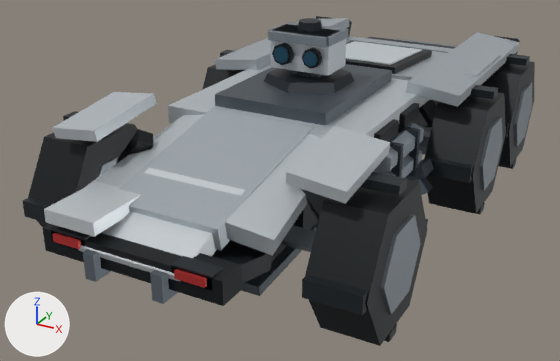
The glTF model assets/recon-rover-s/lod2/r47xs_recon_rover_d0_lod2.glb: old version first, new version second.
Rendered twice from a 50 mm camera at (2.37, -4.99, 2.59) aimed at (-0.2, -0.32, 0.26). Every picture has the same lights, and +X, +Y and +Z are marked at lower left. The first picture is the older version. Where no turn or scale is listed for an object, it has been applied to the vertices. Vertices at exactly the same position are counted once.

Before the edit, the objects in view are built like this:
```python
me_mesh_0 = bpy.data.meshes.new('Mesh_0')
me_mesh_0.from_pydata(...)  # 1738 vertices, 2748 faces; spans x -1.2..1.18, y -2.36..2.39, z 0.0..1.47
me_mesh_0.materials.append(mat_rover_armor_palette)
ob_rover_static_body = bpy.data.objects.new('ROVER_STATIC_BODY', me_mesh_0)
ob_rover_static_body.location = (0.0, 0.0, 0.0)
```
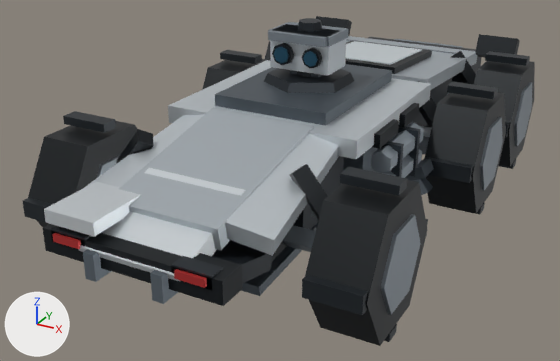
Where the change shows, as pixel boxes [x1, y1, x2, y2] in the pictures (560 x 361 px):
part 1 of me_mesh_0, deleted: before [285, 126, 390, 204]
part 2 of me_mesh_0, deleted: before [215, 18, 349, 70]
part 3 of me_mesh_0, deleted: before [461, 53, 500, 77]
part 4 of me_mesh_0, deleted: before [406, 32, 520, 107]
part 5 of me_mesh_0, deleted: before [53, 92, 156, 142]

What the commit changed:
me_mesh_0 is used by ob_rover_static_body; location (0.0, 0.0, 0.0).
me_mesh_0 had 1738 vertices, 2748 faces and spanned x -1.2..1.18, y -2.36..2.39, z 0.0..1.47.
me_mesh_0 now has 1698 vertices, 2688 faces and spans x -1.2..1.18, y -2.36..2.39, z 0.0..1.47.
me_mesh_0 part 1: the loose piece of 8 vertices spanning x 0.63..0.97, y -1.77..-1.19, z 0.93..1.11 is deleted.
me_mesh_0 part 2: the loose piece of 8 vertices spanning x -0.99..-0.61, y 0.05..1.79, z 0.92..1.04 is deleted.
me_mesh_0 part 3: the loose piece of 8 vertices spanning x 0.63..0.97, y 0.54..1.22, z 0.94..1.01 is deleted.
me_mesh_0 part 4: the loose piece of 8 vertices spanning x 0.61..0.99, y 0.05..1.79, z 0.92..1.04 is deleted.
me_mesh_0 part 5: the loose piece of 8 vertices spanning x -0.97..-0.63, y -1.77..-1.19, z 0.93..1.11 is deleted.
